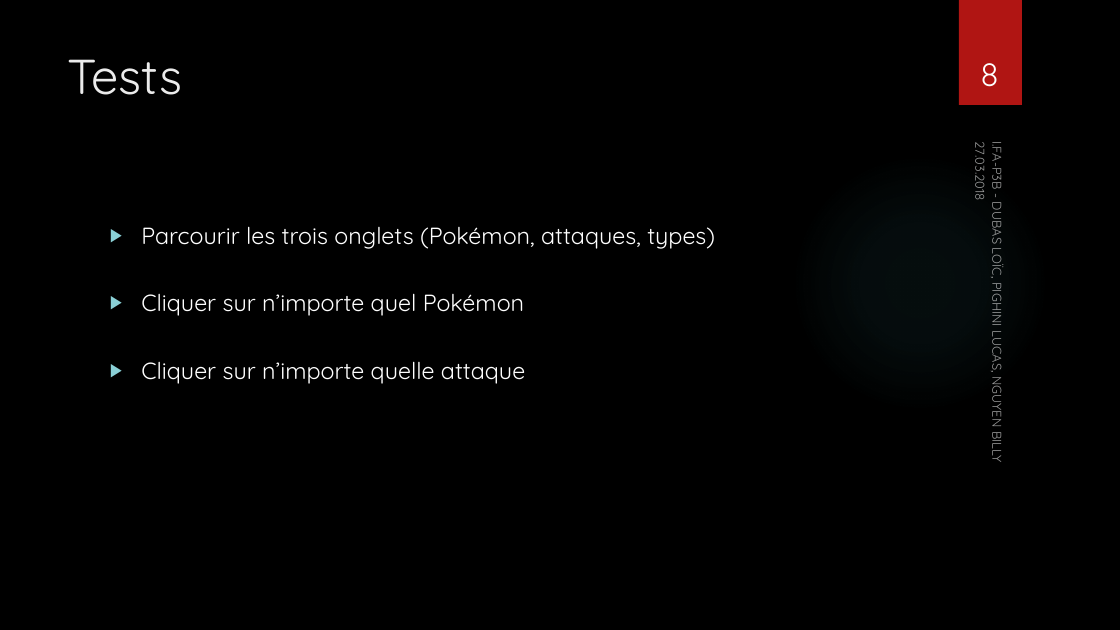
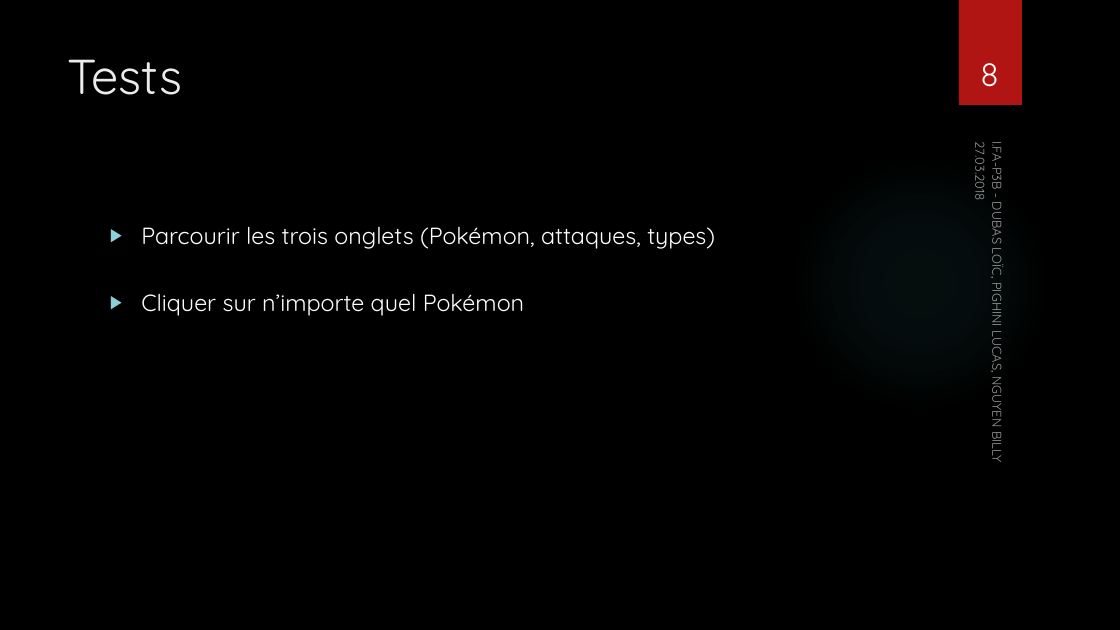
Before and after one commit to BillyNgu/pokedex, a slide deck: slide 8 of Documentation/Pokedex_presentation.pptx. Drawn at 1120x630 pixels with LibreOffice and Linux fonts; fonts in the diff are those of the drawing; background and template pictures are left out. Boxes give left, top, right and bottom in pixels: in the first picture for what was removed or moved away, otherwise in the second. Text is boxed around its words. In the diff, an @@ line names an element or a change of style, - is before the commit and + after.

```diff
--- a/Documentation/Pokedex_presentation.pptx
+++ b/Documentation/Pokedex_presentation.pptx
@@ text at (141,361,525,384): paragraph removed @@
-▶ Cliquer sur n’importe quelle attaque
```
Also in this commit, not shown: 1 other slide changed.
